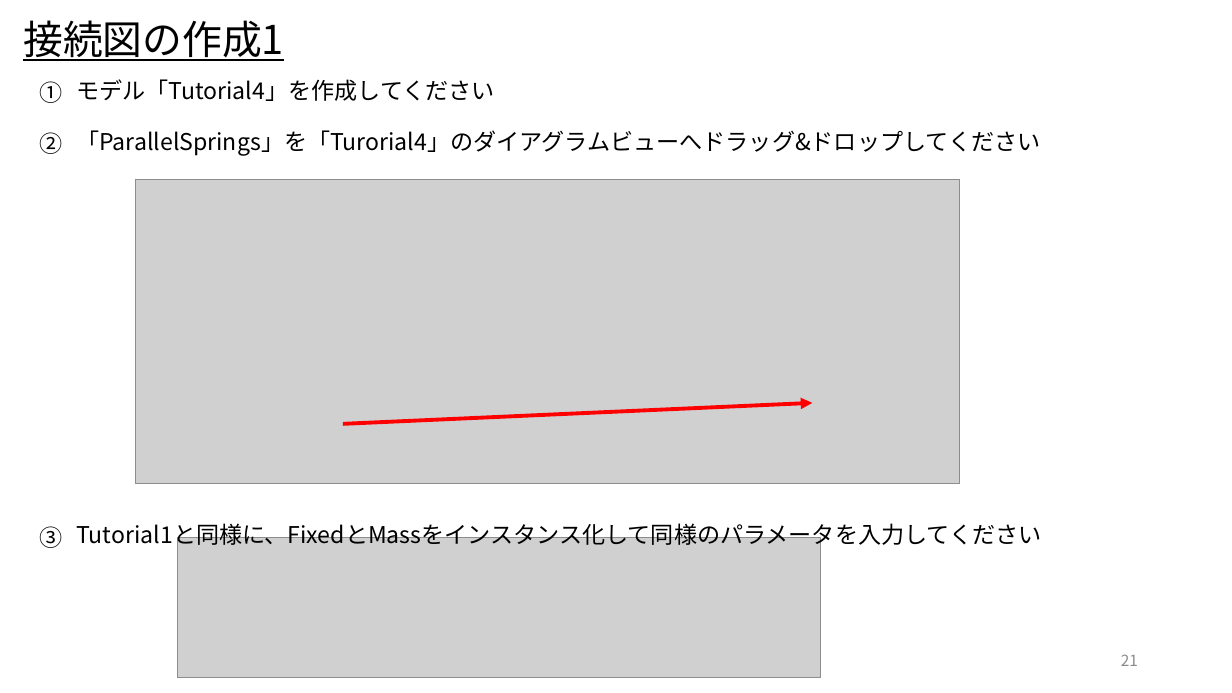
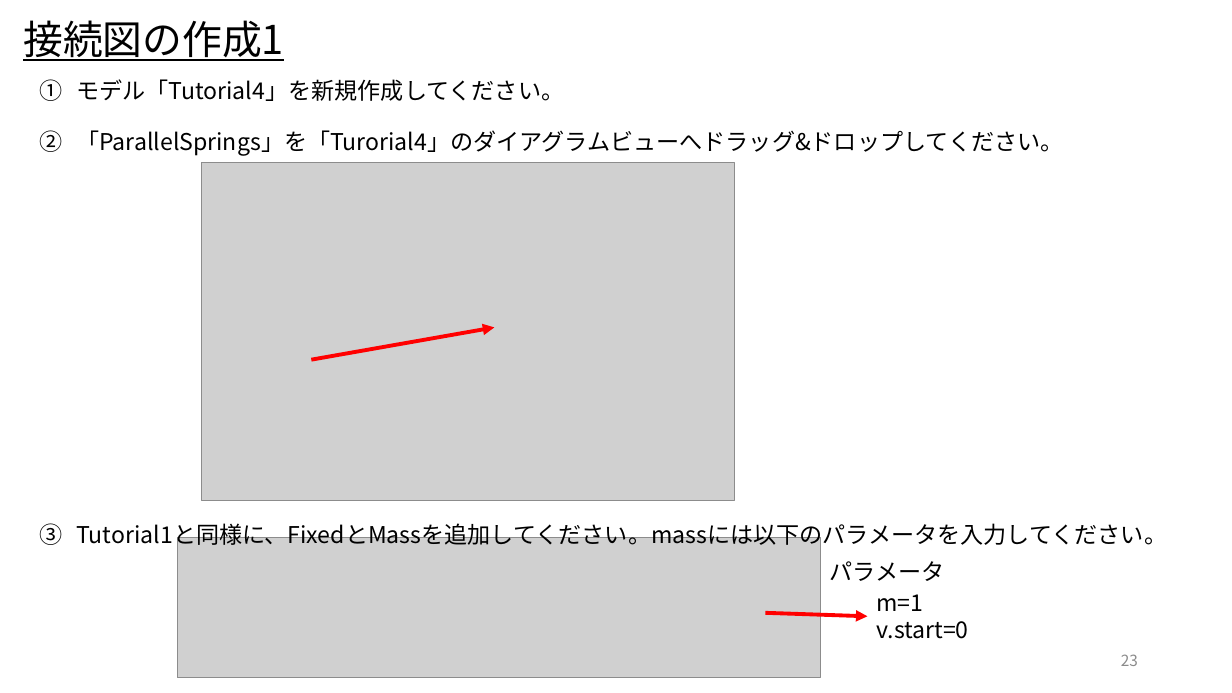
Before and after one commit to UedaShigenori/OpenModelica_Tutorials_Ja, a slide deck: slide 23 of 4_CustomizeModel2_ParallelSprings/OpenModelica_Tutorials_4.pptx (slide 21 before the commit). Drawn at 1232x693 pixels with LibreOffice and Linux fonts; fonts in the diff are those of the drawing; grey boxes stand for pictures. Boxes give left, top, right and bottom in pixels: in the first picture for what was removed or moved away, otherwise in the second. Text is boxed around its words. In the diff, an @@ line names an element or a change of style, - is before the commit and + after.

```diff
--- a/4_CustomizeModel2_ParallelSprings/OpenModelica_Tutorials_4.pptx
+++ b/4_CustomizeModel2_ParallelSprings/OpenModelica_Tutorials_4.pptx
@@ text at [76,79,564,101]: text changed @@
-モデル「Tutorial4」を作成してください
+モデル「Tutorial4」を新規作成してください。
@@ text at [76,130,1063,156]: text changed @@
-「ParallelSprings」を「Turorial4」のダイアグラムビューへドラッグ&ドロップしてください
+「ParallelSprings」を「Turorial4」のダイアグラムビューへドラッグ&ドロップしてください。
@@ picture: place and size @@
-picture at [136,179,960,483]
+picture at [201,163,734,501]
@@ arrow moved from (343, 424) - (812, 403) to (311, 360) - (494, 327) @@
@@ text at [76,523,1167,549]: text changed @@
-Tutorial1と同様に、FixedとMassをインスタンス化して同様のパラメータを入力してください
+Tutorial1と同様に、FixedとMassを追加してください。massには以下のパラメータを入力してください。
@@ text added at [830,561,945,581], 18 pt, text #000000 @@
+パラメータ
@@ text added at [877,594,969,639], 18 pt, text #000000 @@
+m=1
+v.start=0
@@ arrow added from (765, 613) to (868, 616), #FF0000 3 pt @@
@@ page number at [1121,654,1138,666]: text changed @@
-21
+23
```
Also in this commit, not shown: 21 other slides changed, 2 slides added, 17 other files.
